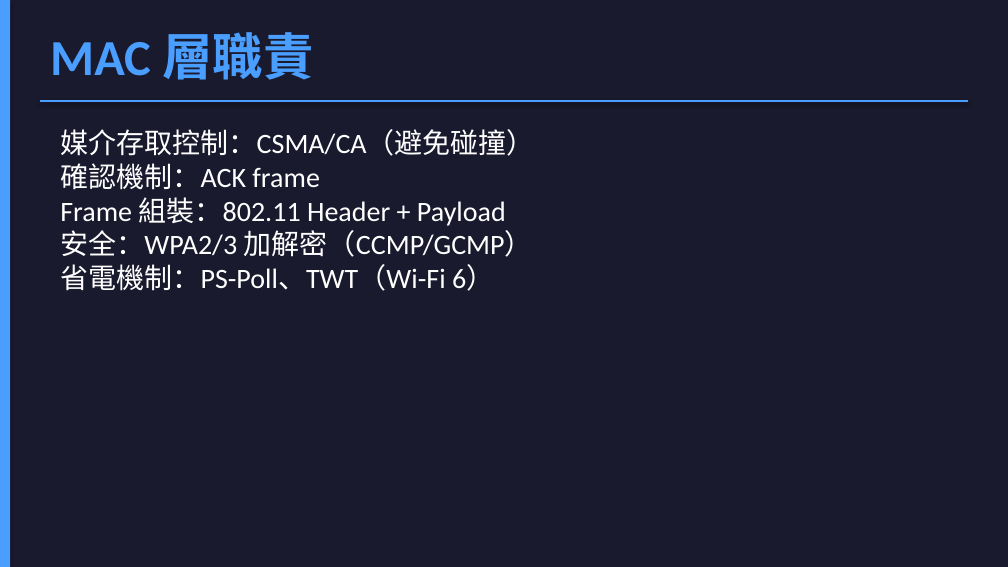
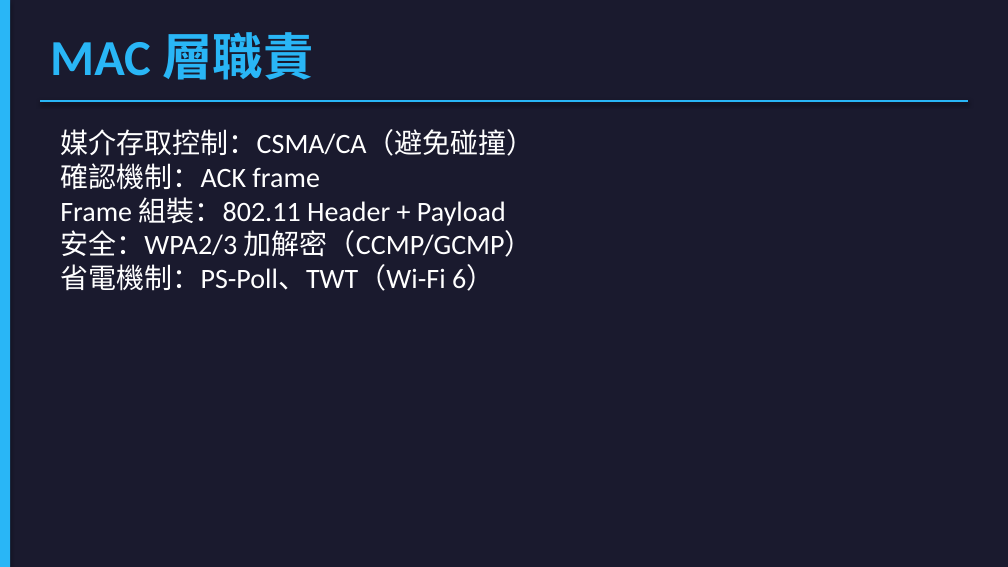
Before and after one commit to jacky92219-cell/network-ppt-project, a slide deck: slide 5 of output/network-card-csi.pptx. Drawn at 1008x567 pixels with LibreOffice and Linux fonts; fonts in the diff are those of the drawing. Boxes give left, top, right and bottom in pixels: in the first picture for what was removed or moved away, otherwise in the second. Text is boxed around its words. In the diff, an @@ line names an element or a change of style, - is before the commit and + after.

Commit message:
fix: immutable slide data, move imports to top, distinct section 1 color

```diff
--- a/output/network-card-csi.pptx
+++ b/output/network-card-csi.pptx
@@ rectangle at <box>0,0,10,566</box>: fill #4A9EFF to #29B6F6 @@
@@ text "MAC 層職責" at <box>50,32,313,80</box>: text colour #4A9EFF to #29B6F6 @@
@@ line (40, 101) - (968, 101): stroke #4A9EFF 1.5 pt to #29B6F6 1.5 pt @@
```
Also in this commit, not shown: 4 other slides changed, 4 other files.
